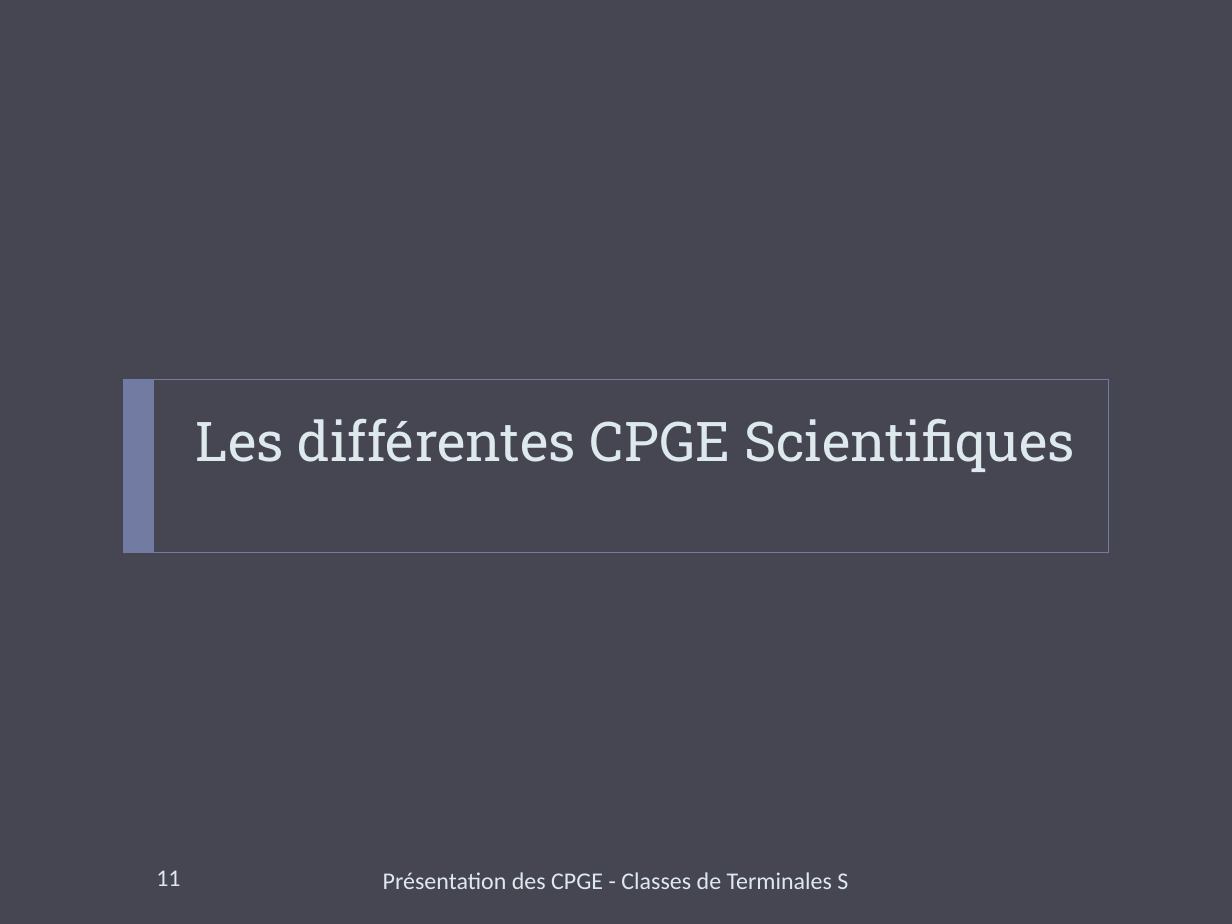
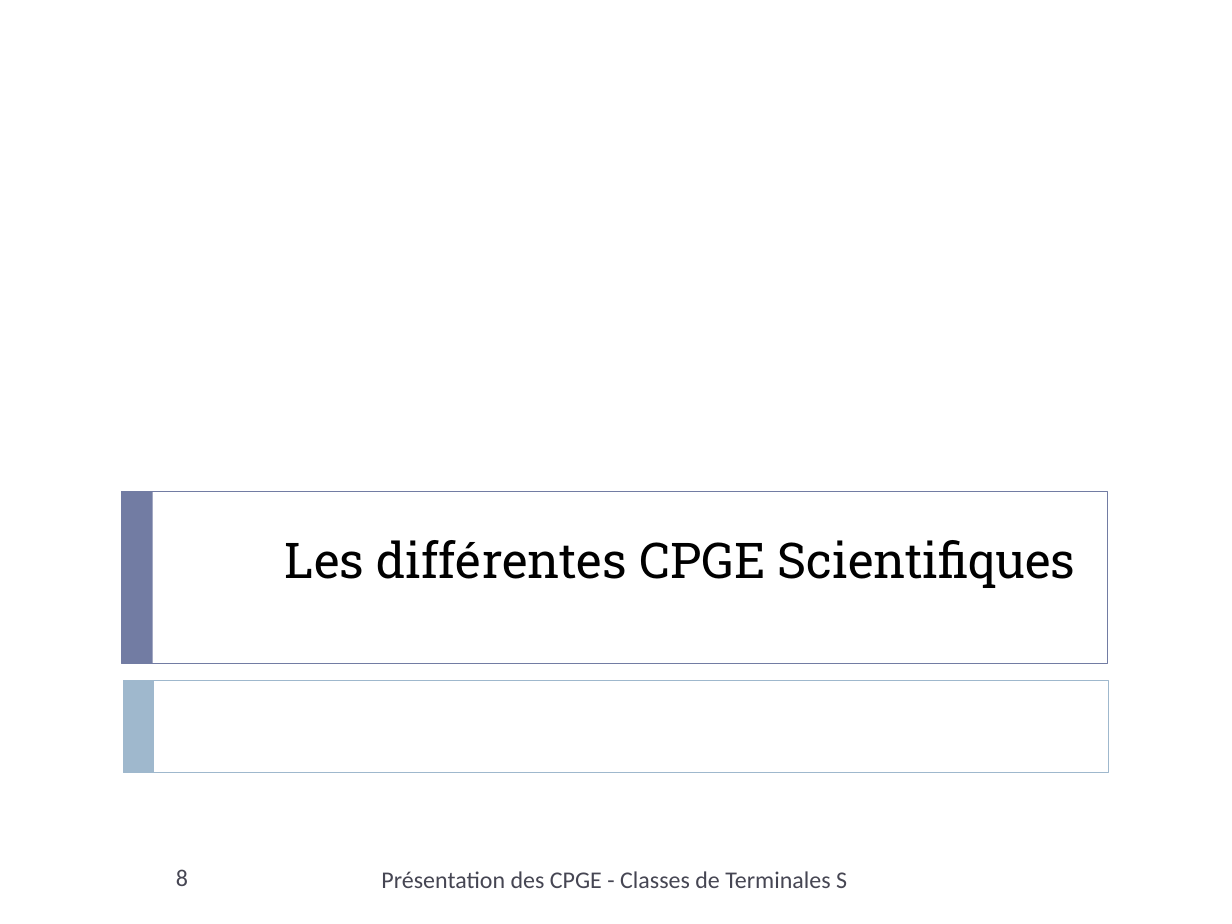
Before and after one commit to xpessoles/Orientation, a slide deck: slide 8 of Rouviere/PresentationCPGE_Terminale_2014.pptx (slide 11 before the commit). Drawn at 1232x924 pixels with LibreOffice and Linux fonts; fonts in the diff are those of the drawing. Boxes give left, top, right and bottom in pixels: in the first picture for what was removed or moved away, otherwise in the second. Text is boxed around its words. In the diff, an @@ line names an element or a change of style, - is before the commit and + after.

```diff
--- a/Rouviere/PresentationCPGE_Terminale_2014.pptx
+++ b/Rouviere/PresentationCPGE_Terminale_2014.pptx
@@ background #464653 to #FFFFFF @@
@@ rectangle: place and size @@
-rectangle at <box>123,379,1109,552</box>
+rectangle at <box>122,492,1108,664</box>
@@ rectangle: place and size @@
-rectangle at <box>123,379,154,552</box>
+rectangle at <box>122,492,153,664</box>
@@ title "Les différentes CPGE Scientifiques": place and size @@
-title "Les différentes CPGE Scientifiques" at <box>196,419,1075,472</box>
+title "Les différentes CPGE Scientifiques" at <box>285,540,1076,588</box>
@@ title "Les différentes CPGE Scientifiques" at <box>285,540,1076,588</box>: size 32 to 28.8 pt, text colour #DDE9EC to #000000 @@
@@ rectangle added at <box>123,680,1109,772</box>, outline #9FB8CD 0.5 pt @@
@@ rectangle added at <box>123,680,154,772</box>, fill #9FB8CD @@
@@ page number at <box>176,869,188,886</box>: text changed; text colour #DDE9EC to #464653 @@
-11
+8
@@ text "Présentation des CPGE - Classes ..." at <box>381,871,847,888</box>: text colour #DDE9EC to #464653 @@
```
Also in this commit, not shown: 9 other slides changed, 1 slide added, 11 slides removed.
